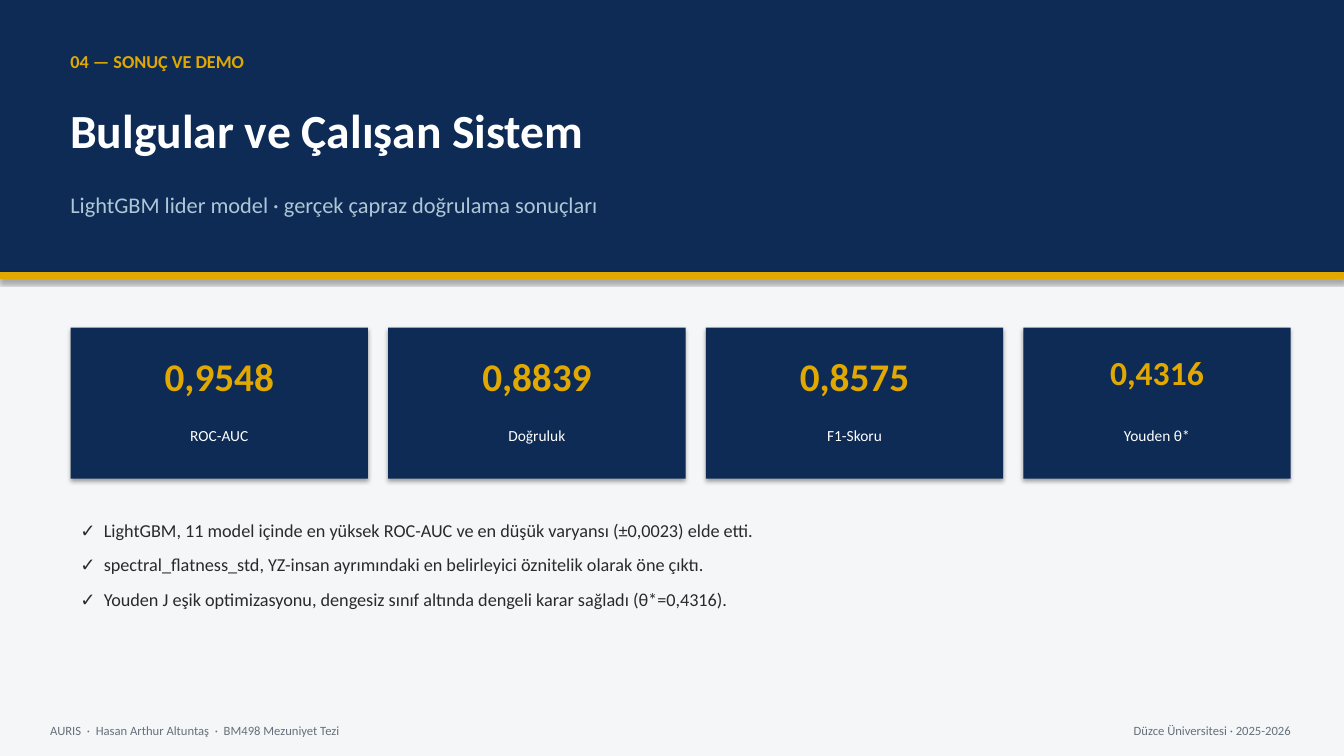
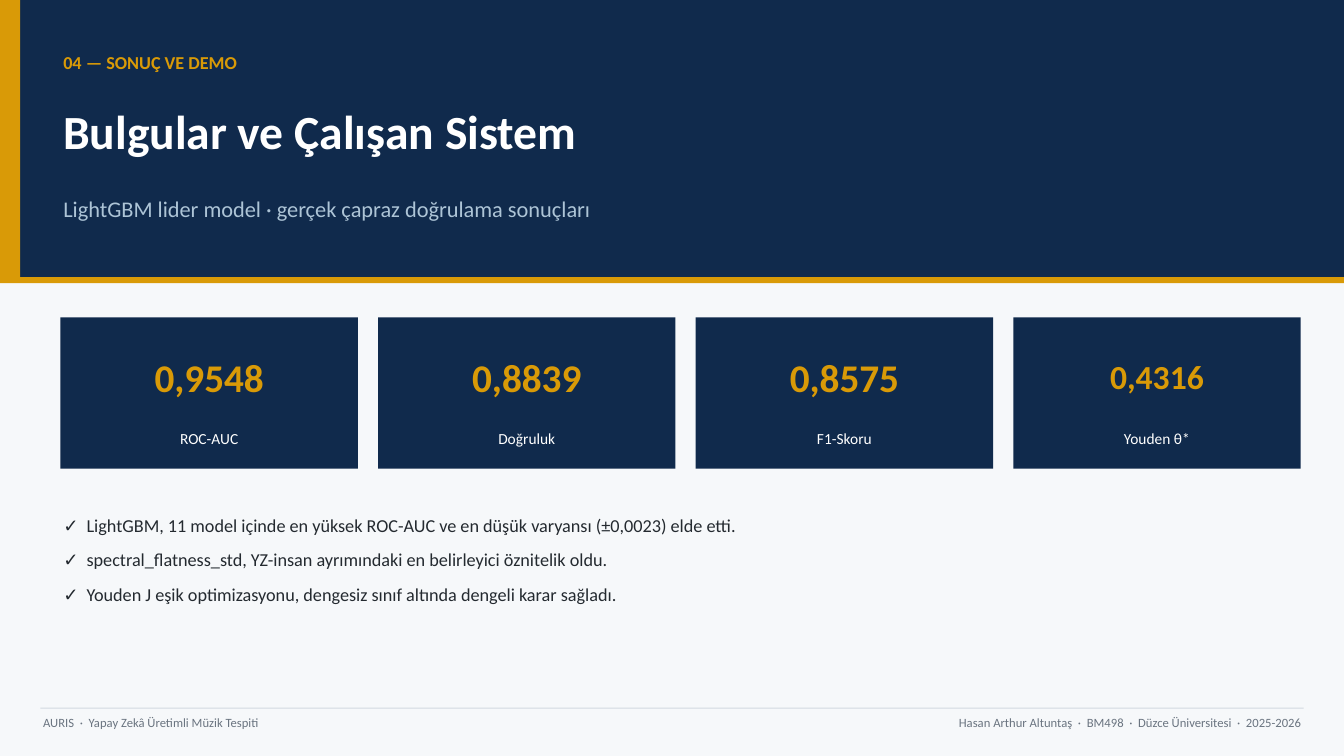
Before and after one commit to Rtur2003/CrownCode, a slide deck: slide 1 of docs/academic/TeslimEdilecekler/Sunumlar/04_Sonuc_ve_Demo_Sunumu.pptx. Drawn at 1344x756 pixels with LibreOffice and Linux fonts; fonts in the diff are those of the drawing. Boxes give left, top, right and bottom in pixels: in the first picture for what was removed or moved away, otherwise in the second. Text is boxed around its words. In the diff, an @@ line names an element or a change of style, - is before the commit and + after.

```diff
--- a/docs/academic/TeslimEdilecekler/Sunumlar/04_Sonuc_ve_Demo_Sunumu.pptx
+++ b/docs/academic/TeslimEdilecekler/Sunumlar/04_Sonuc_ve_Demo_Sunumu.pptx
@@ background #F4F6F8 to #F6F8FA @@
@@ rectangle: place and size @@
-rectangle at box(0, 0, 1344, 272)
+rectangle at box(0, 0, 1344, 277)
@@ rectangle added at box(0, 0, 20, 277), fill #D99A07 @@
@@ text "04 — SONUÇ VE DEMO" at box(63, 57, 236, 72): text colour #E0A800 to #D99A07 @@
@@ text "Bulgular ve Çalışan Sistem": place and size @@
-text "Bulgular ve Çalışan Sistem" at box(70, 114, 583, 156)
+text "Bulgular ve Çalışan Sistem" at box(63, 115, 576, 157)
@@ text "LightGBM lider model · gerçek ...": place and size @@
-text "LightGBM lider model · gerçek ..." at box(70, 197, 597, 217)
+text "LightGBM lider model · gerçek ..." at box(63, 201, 590, 221)
@@ text "LightGBM lider model · gerçek ..." at box(63, 201, 590, 221): text colour #AEC6D6 to #ADC4D6 @@
@@ rectangle: place and size @@
-rectangle at box(0, 272, 1344, 279)
+rectangle at box(0, 277, 1344, 283)
@@ rectangle at box(0, 277, 1344, 283): fill #E0A800 to #D99A07; shadow off @@
@@ 6 texts, 3 rectangles: place and size @@
-6 texts, 3 rectangles at box(71, 328, 1003, 479)
+6 texts, 3 rectangles at box(60, 318, 993, 469)
@@ fill #0D2B55 to #102A4C; shadow off in 5 elements at box(0, 0, 1344, 277), box(60, 318, 358, 469), box(378, 318, 676, 469), box(696, 318, 993, 469), box(1013, 318, 1301, 469) @@
@@ rectangle: place and size @@
-rectangle at box(1023, 328, 1291, 479)
+rectangle at box(1013, 318, 1301, 469)
@@ text colour #E0A800 to #D99A07; vertical alignment top to middle in 4 elements at box(155, 365, 264, 397), box(472, 365, 581, 397), box(790, 365, 899, 397), box(1110, 366, 1204, 394) @@
@@ vertical alignment top to middle in 4 elements at box(180, 434, 238, 444), box(498, 433, 555, 447), box(817, 433, 872, 444), box(1124, 433, 1190, 444) @@
@@ text "✓ LightGBM, 11 model içinde ...": place and size @@
-text "✓ LightGBM, 11 model içinde ..." at box(104, 524, 753, 609)
+text "✓ LightGBM, 11 model içinde ..." at box(87, 519, 736, 604)
@@ text at box(87, 519, 736, 535): text colour #2A2A2A to #242A30 in "✓ LightGBM, 11 model içinde en yüksek ..." @@
@@ text at box(87, 553, 617, 604): text changed; text colour #2A2A2A to #242A30 @@
-✓ spectral_flatness_std, YZ-insan ayrımındaki en belirleyici öznitelik olarak öne çıktı.
-✓ Youden J eşik optimizasyonu, dengesiz sınıf altında dengeli karar sağladı (θ*=0,4316).
+✓ spectral_flatness_std, YZ-insan ayrımındaki en belirleyici öznitelik oldu.
+✓ Youden J eşik optimizasyonu, dengesiz sınıf altında dengeli karar sağladı.
@@ rectangle added at box(40, 708, 1304, 709), fill #D2D9E0 @@
@@ text added at box(43, 717, 259, 729), 9 pt, text #6A7480 @@
+AURIS · Yapay Zekâ Üretimli Müzik Tespiti
@@ text at box(959, 717, 1301, 729): text changed; text colour #66707A to #6A7480 @@
-Düzce Üniversitesi · 2025-2026
+Hasan Arthur Altuntaş · BM498 · Düzce Üniversitesi · 2025-2026
@@ text removed at box(50, 726, 339, 737) @@
-AURIS · Hasan Arthur Altuntaş · BM498 Mezuniyet Tezi
```
Also in this commit, not shown: 4 other slides changed, 4 other files.
